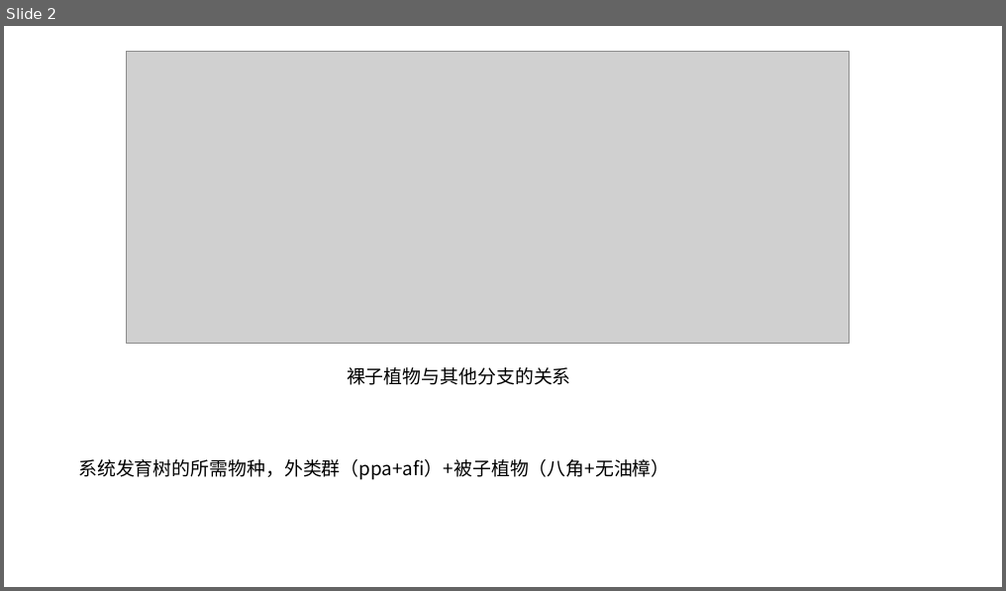
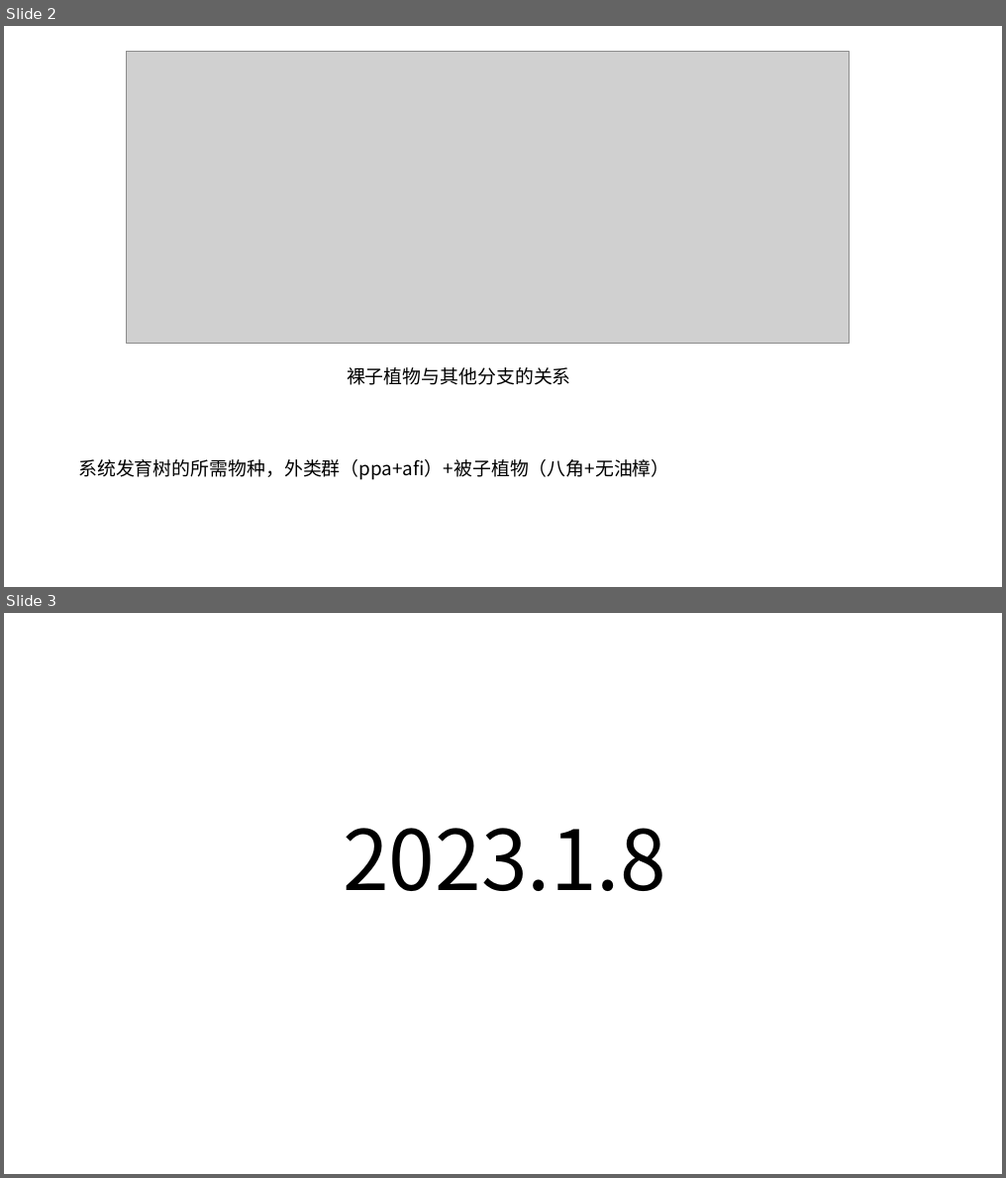
Before and after one commit to zhaokx1900/gymnosperm-karyotype, a slide deck: gymnosperm.pptx. Shown one above the other, each under a label of ours: slide 2 before the commit, slides 2 and 3 after it. The pictures are 1006x591 and 1006x1178 pixels, drawn with LibreOffice and Linux fonts; fonts in the diff are those of the drawing; grey boxes stand for pictures. Boxes give left, top, right and bottom in pixels: in the first picture for what was removed or moved away, otherwise in the second. Text is boxed around its words. In the diff, an @@ line names an element or a change of style, - is before the commit and + after.

```diff
--- a/gymnosperm.pptx
+++ b/gymnosperm.pptx
@@ slide 3 added at [4,613,1002,1174], background #FFFFFF @@
@@ text added at [343,828,665,891], 80 pt, text #000000 @@
+2023.1.8
```
Also in this commit, not shown: 7 other slides added, 1 slide removed, 1 other file.
